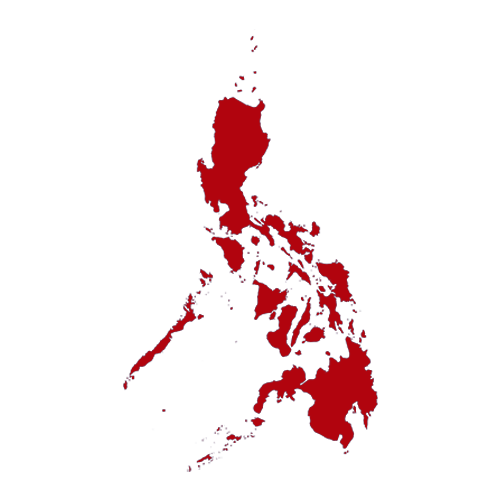
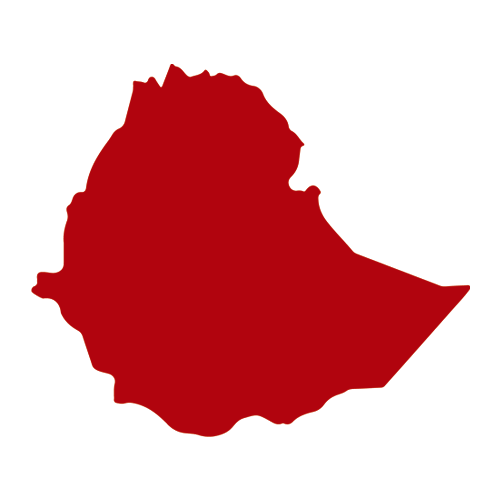
Comparing the layer stacks of the two 500px x 500px images. Changes:
renamed "pngegg-4" to "pngegg-2", painted on it over [31, 29, 470, 472]
